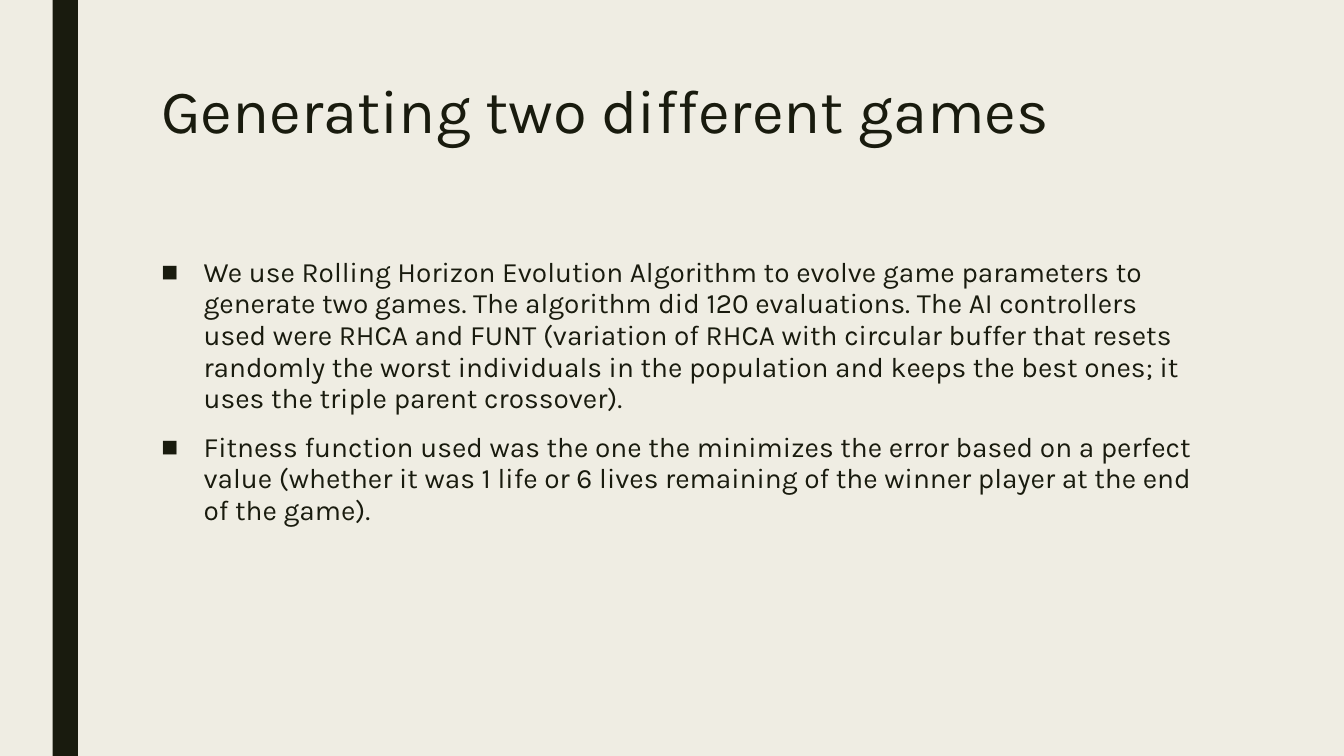
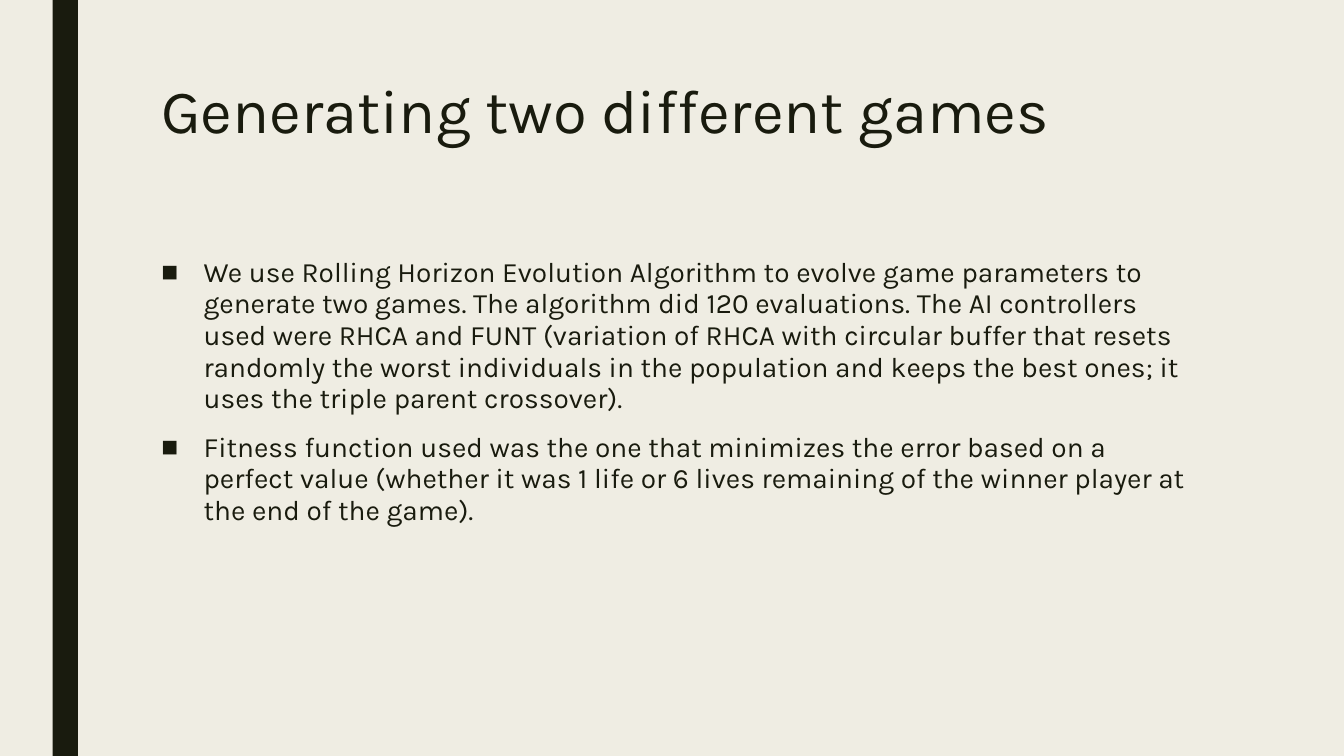
Before and after one commit to bernardotc/CE810-2, a slide deck: slide 5 of Paper Presentation.pptx. Drawn at 1344x756 pixels with LibreOffice and Linux fonts; fonts in the diff are those of the drawing. Boxes give left, top, right and bottom in pixels: in the first picture for what was removed or moved away, otherwise in the second. Text is boxed around its words. In the diff, an @@ line names an element or a change of style, - is before the commit and + after.

```diff
--- a/Paper Presentation.pptx
+++ b/Paper Presentation.pptx
@@ text at (x1=204, y1=437, x2=1184, y2=527): text changed @@
-■ Fitness function used was the one the minimizes the error based on a perfect value (whether it was 1 life or 6 lives remaining of the winner player at the end of the game).
+■ Fitness function used was the one that minimizes the error based on a perfect value (whether it was 1 life or 6 lives remaining of the winner player at the end of the game).
```
Also in this commit, not shown: 2 other slides changed.
